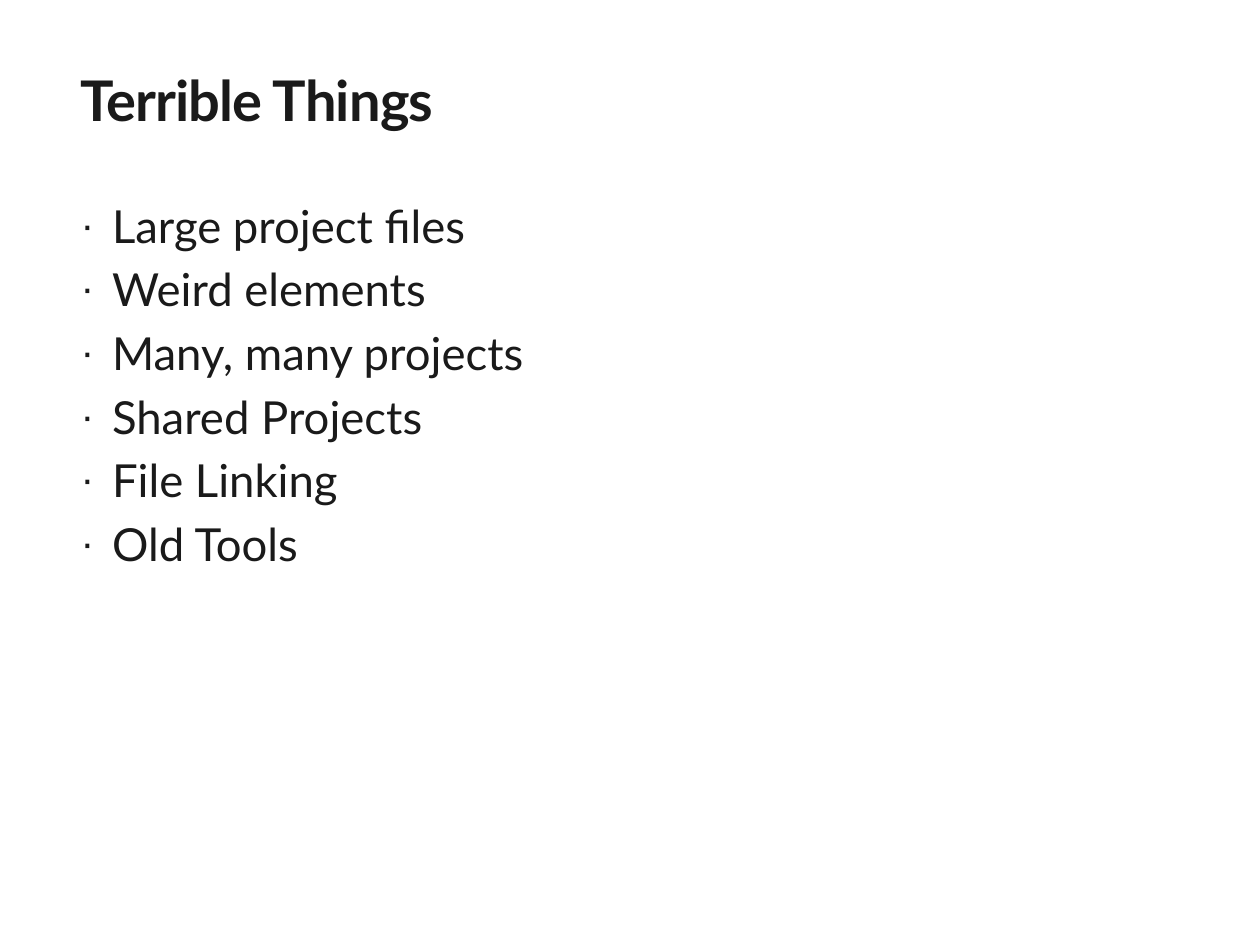
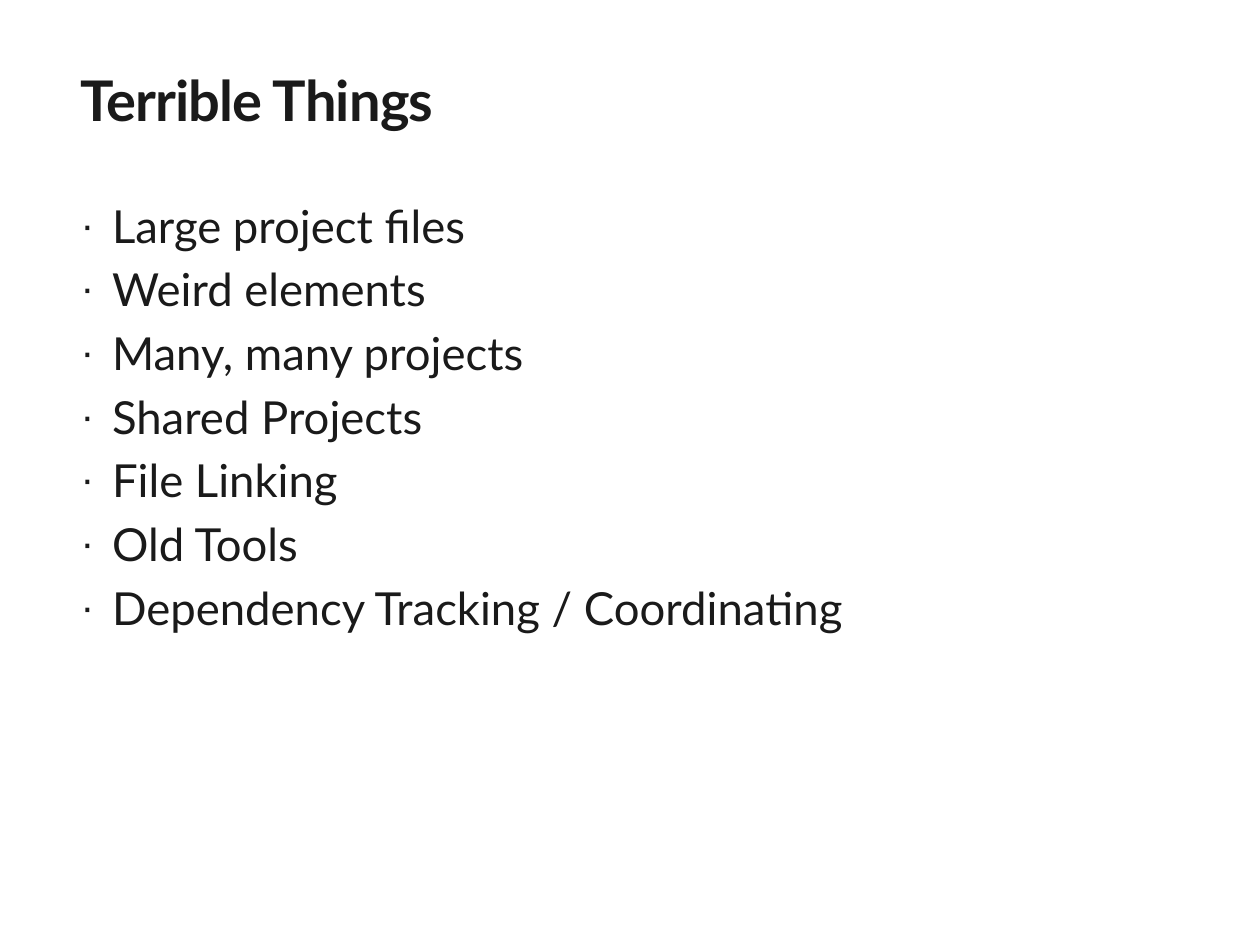
Before and after one commit to mattleibow/ModernizingProjectsDemo, a slide deck: slide 2 of Slides.pptx. Drawn at 1260x945 pixels with LibreOffice and Linux fonts; fonts in the diff are those of the drawing; background and template pictures are left out. Boxes give left, top, right and bottom in pixels: in the first picture for what was removed or moved away, otherwise in the second. Text is boxed around its words. In the diff, an @@ line names an element or a change of style, - is before the commit and + after.

Commit message:
Changes to slides

```diff
--- a/Slides.pptx
+++ b/Slides.pptx
@@ text at (x1=112, y1=591, x2=843, y2=634): paragraph added @@
+· Dependency Tracking / Coordinating
```
Also in this commit, not shown: 1 slide added.
